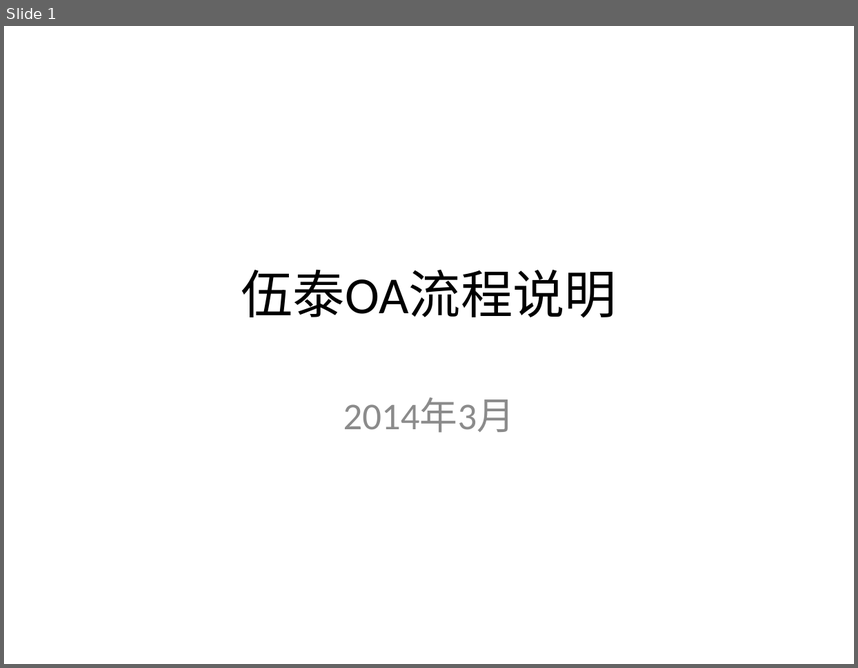
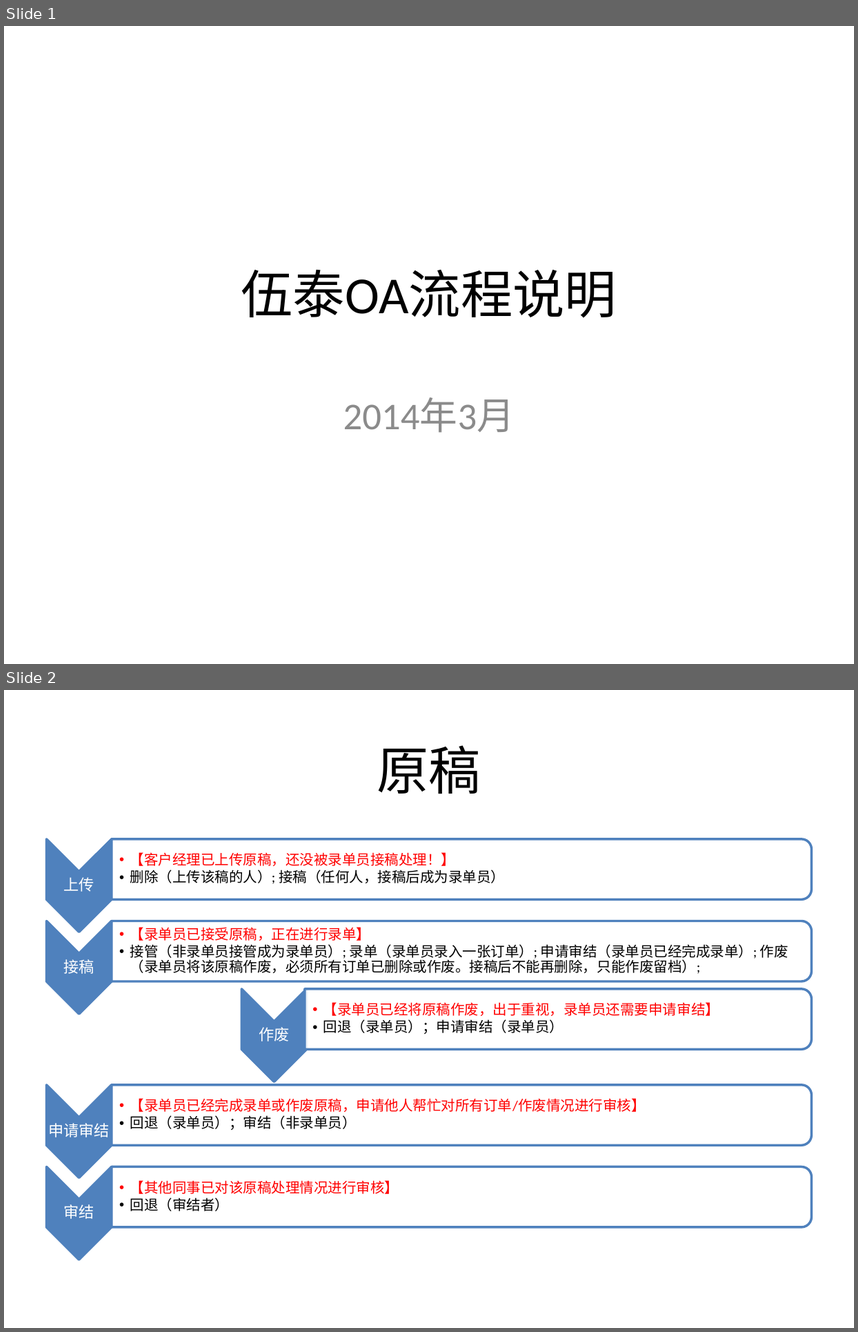
Before and after one commit to yuanly/oa, a slide deck: doc/伍泰OA流程说明.pptx. Shown one above the other, each under a label of ours: slide 1 before the commit, slides 1 and 2 after it. The pictures are 858x668 and 858x1332 pixels, drawn with LibreOffice and Linux fonts; fonts in the diff are those of the drawing. Boxes give left, top, right and bottom in pixels: in the first picture for what was removed or moved away, otherwise in the second. Text is boxed around its words. In the diff, an @@ line names an element or a change of style, - is before the commit and + after.

```diff
--- a/doc/伍泰OA流程说明.pptx
+++ b/doc/伍泰OA流程说明.pptx
@@ slide 2 added at bbox=[4, 690, 854, 1328], background #FFFFFF @@
@@ title added at bbox=[377, 745, 481, 794], 44 pt, text #000000 @@
+原稿
@@ group added at bbox=[47, 839, 812, 1259]: 10 texts, 5 chevrons, 5 round same rects @@
+上传
+  •• 【客户经理已上传原稿，还没被录单员接稿处理！】
+  •• 删除（上传该稿的人）; 接稿（任何人，接稿后成为录单员）
+接稿
+  •• 【录单员已接受原稿，正在进行录单】
+  •• 接管（非录单员接管成为录单员）; 录单（录单员录入一张订单）; 申请审结（录单员已经完成录单）; 作废（录单员将该原稿作废，必须所有订单已删除或作废。接稿后不能再删除，只能作废留档）;
+作废
+  •• 【录单员已经将原稿作废，出于重视，录单员还需要申请审结】
+  •• 回退（录单员）；申请审结（录单员）
+申请审结
+  •• 【录单员已经完成录单或作废原稿，申请他人帮忙对所有订单/作废情况进行审核】
+  •• 回退（录单员）；审结（非录单员）
+审结
+  •• 【其他同事已对该原稿处理情况进行审核】
+  •• 回退（审结者）
```
Also in this commit, not shown: 8 other slides added, 5 other files.
